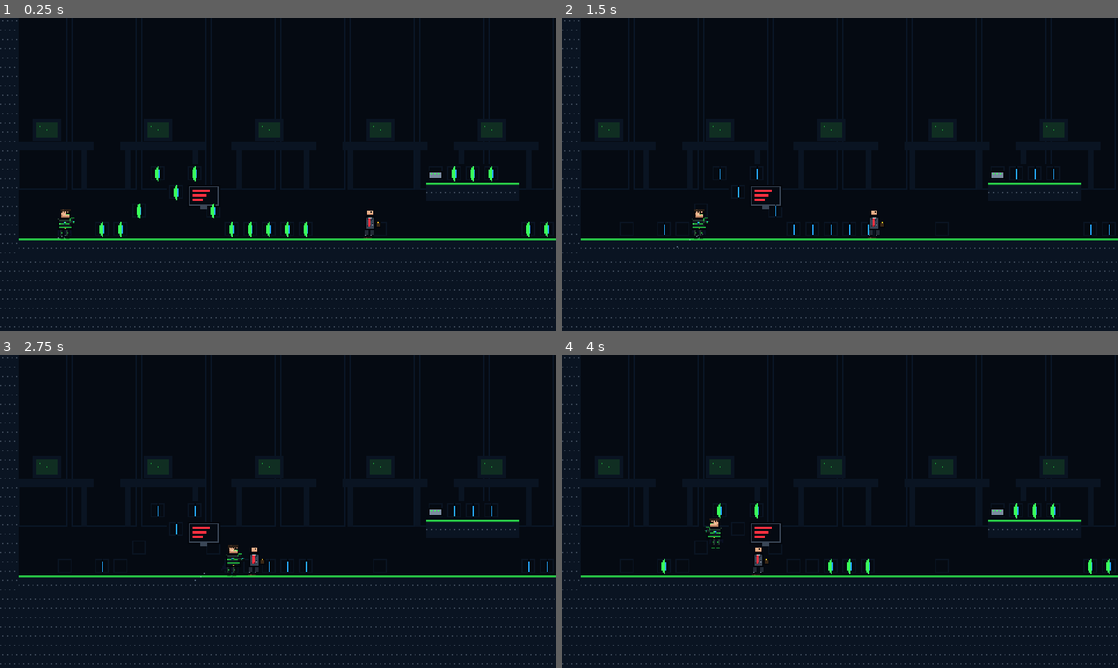
Above: before the commit, frames 1-4 (two rows, left to right).
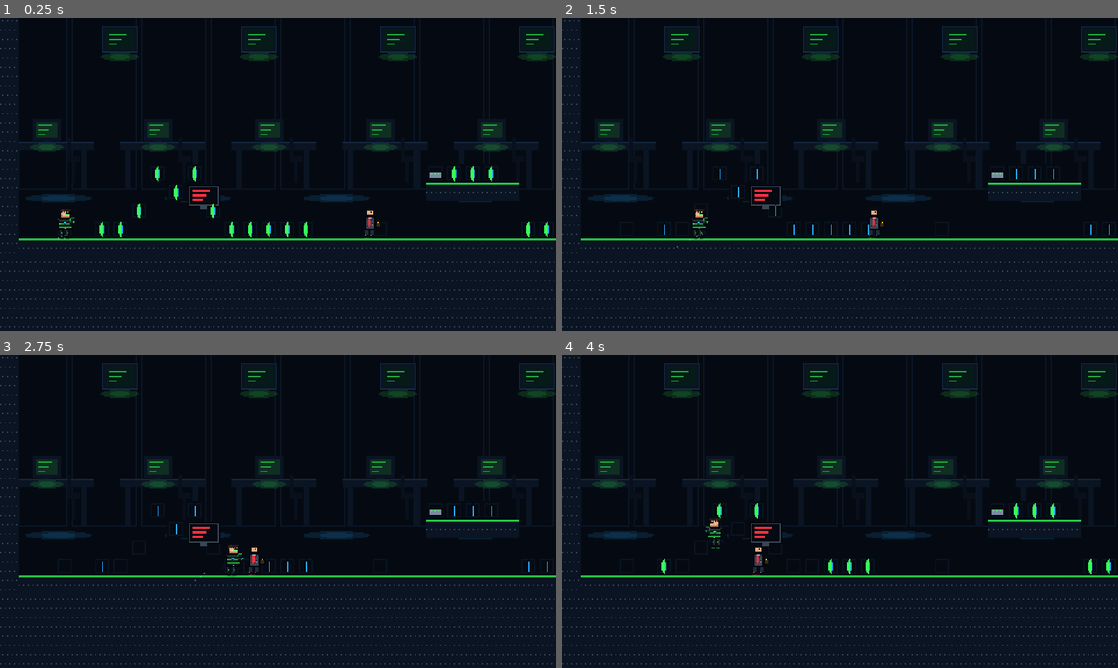
Above: after the commit, the same moments.

Repository: Flam-John/Credia-Guardians
Game: Godot game, scene res://scenes/levels/stage_1.tscn
Two runs of this game, one before a commit and one after it. Both use one fixed random seed, a clock stepped at 60 frames per second and the inputs below. This scene is started directly instead of the project's main scene.
Inputs (mouse positions are in pixels of both pictures, inside the frame that each line leads up to):
- Up to frame 1 (0.25 s): no input
- Up to frame 2 (1.5 s): tap Enter at 0.5 s; move the mouse to (962, 158) at 0.52 s; hold D (move_right) 0.53-1.25 s; tap L (ability) at 0.6 s; click (962, 158) at 0.67 s; tap Space (jump) at 0.77 s; drag from (728, 190) to (995, 174) at 1.27 s
- Up to frame 3 (2.75 s): move the mouse to (333, 442) at 2.02 s; hold D (move_right) from 2.03 s (still down); tap K (dash) at 2.1 s
- Up to frame 4 (4 s): release D (move_right) at 2.75 s; drag from (812, 574) to (756, 511) at 2.77 s; move the mouse to (1006, 558) at 3.52 s; hold A (move_left) from 3.53 s (still down); hold Shift from 3.53 s (still down); tap Space (jump) at 3.77 s

The runs differ from the first frame. In frame 1, 2.5% of the frame differs, in the area x 3-100%, y 2-59%; in frame 2, 2.5%; in frame 3, 2.5%; in frame 4, 2.5%.

Commit message:
feat(art): backgrounds v2 - 3-layer parallax, glow pools, photo vault wall
All 5 stages: richer far/mid layers (city windows, framed monitors, rack
LEDs+faults, chandeliers, gilt portraits, vault wheel spokes, coin piles,
corruption branches) + new near silhouette layer per stage (cables,
pilasters, chains, data streams) wired as a third parallax layer (0.8).
Stage-5 far wall extracted from the key art.

Diff:
--- a/src/levels/level_base.gd
+++ b/src/levels/level_base.gd
@@ -220,6 +220,8 @@
 			"res://assets/art/backgrounds/stage_%d_far.png" % data.stage_id, 0.2)
 	_parallax_layer(parallax,
 			"res://assets/art/backgrounds/stage_%d_mid.png" % data.stage_id, 0.5)
+	_parallax_layer(parallax,
+			"res://assets/art/backgrounds/stage_%d_near.png" % data.stage_id, 0.8)
 
 
 func _parallax_layer(parent: ParallaxBackground, texture_path: String, motion: float) -> void:
Binary file changed: assets/art/backgrounds/stage_1_far.png
Binary file changed: assets/art/backgrounds/stage_1_mid.png
Binary file added: assets/art/backgrounds/stage_1_near.png
Not shown, added: assets/art/backgrounds/stage_1_near.png.import
Binary file changed: assets/art/backgrounds/stage_2_far.png
Binary file changed: assets/art/backgrounds/stage_2_mid.png
Binary file added: assets/art/backgrounds/stage_2_near.png
Not shown, added: assets/art/backgrounds/stage_2_near.png.import
Binary file changed: assets/art/backgrounds/stage_3_far.png
Binary file changed: assets/art/backgrounds/stage_3_mid.png
Binary file added: assets/art/backgrounds/stage_3_near.png
Not shown, added: assets/art/backgrounds/stage_3_near.png.import
(and 9 more such lines)
